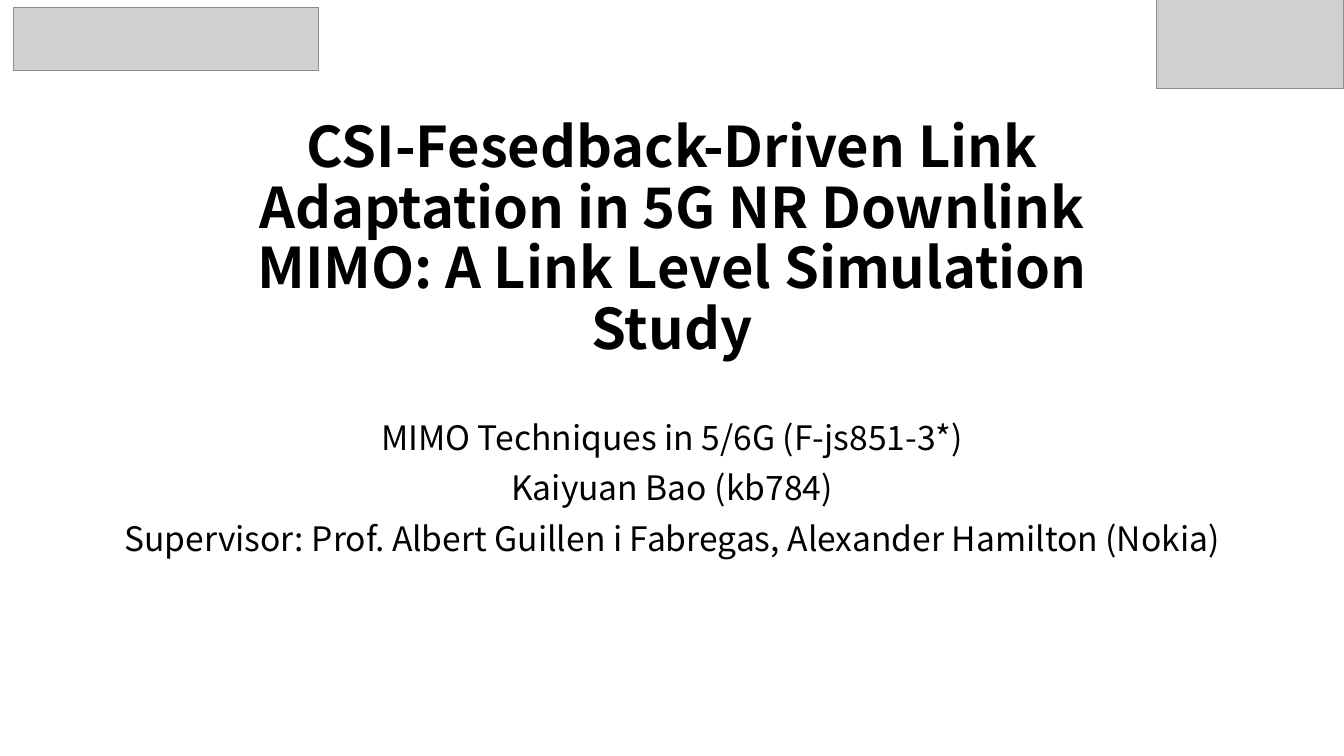
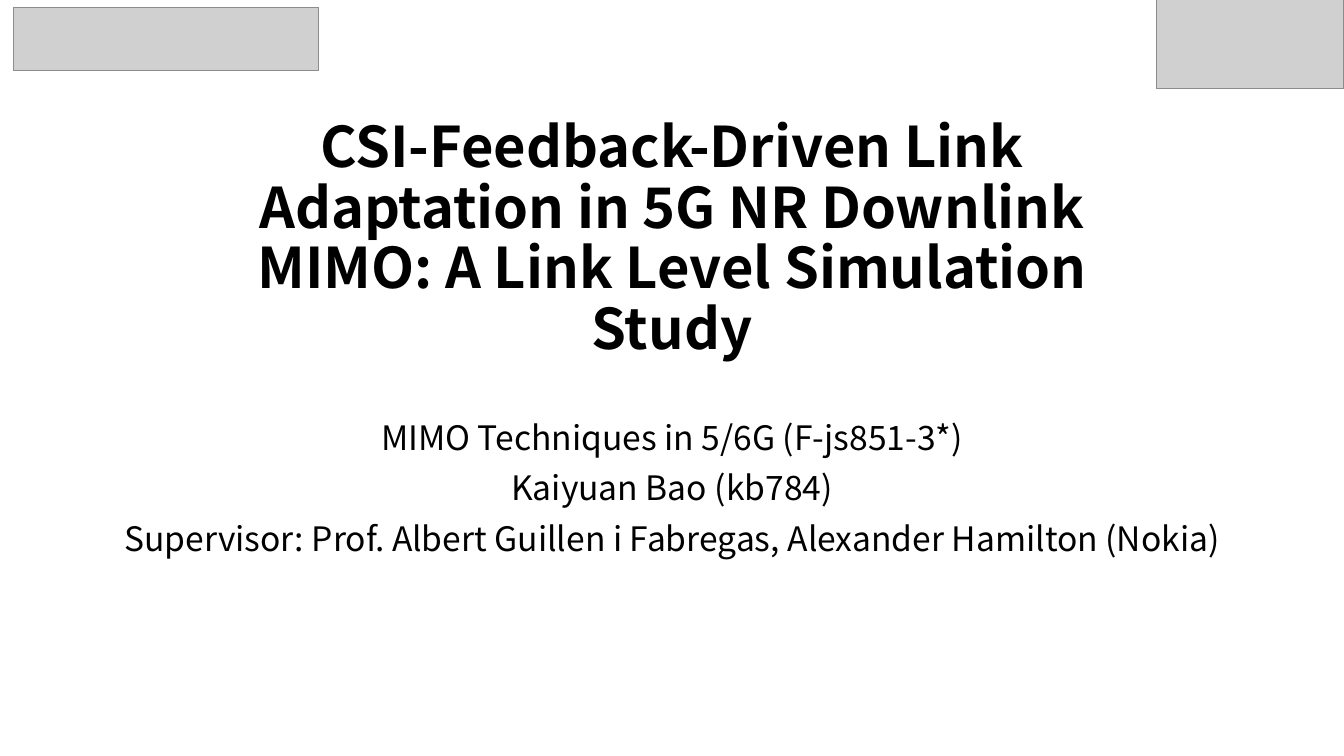
Before and after one commit to Bariumoxid/MIMOTechniques, a slide deck: slide 1 of PPT/Final_PPT/PPT_Final.pptx. Drawn at 1344x756 pixels with LibreOffice and Linux fonts; fonts in the diff are those of the drawing; grey boxes stand for pictures. Boxes give left, top, right and bottom in pixels: in the first picture for what was removed or moved away, otherwise in the second. Text is boxed around its words. In the diff, an @@ line names an element or a change of style, - is before the commit and + after.

```diff
--- a/PPT/Final_PPT/PPT_Final.pptx
+++ b/PPT/Final_PPT/PPT_Final.pptx
@@ title at <box>257,121,1087,362</box>: text changed @@
-CSI-Fesedback-Driven Link Adaptation in 5G NR Downlink MIMO: A Link Level Simulation Study
+CSI-Feedback-Driven Link Adaptation in 5G NR Downlink MIMO: A Link Level Simulation Study
```
Also in this commit, not shown: 3 other slides changed, 4 slides added.
